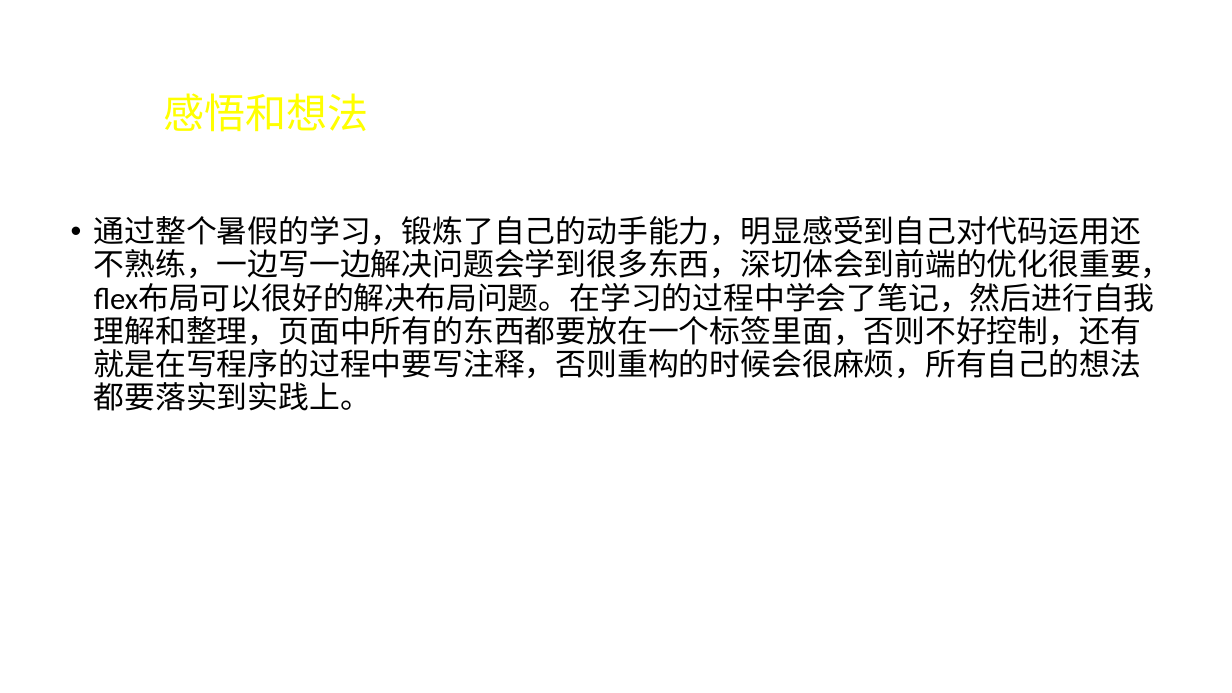
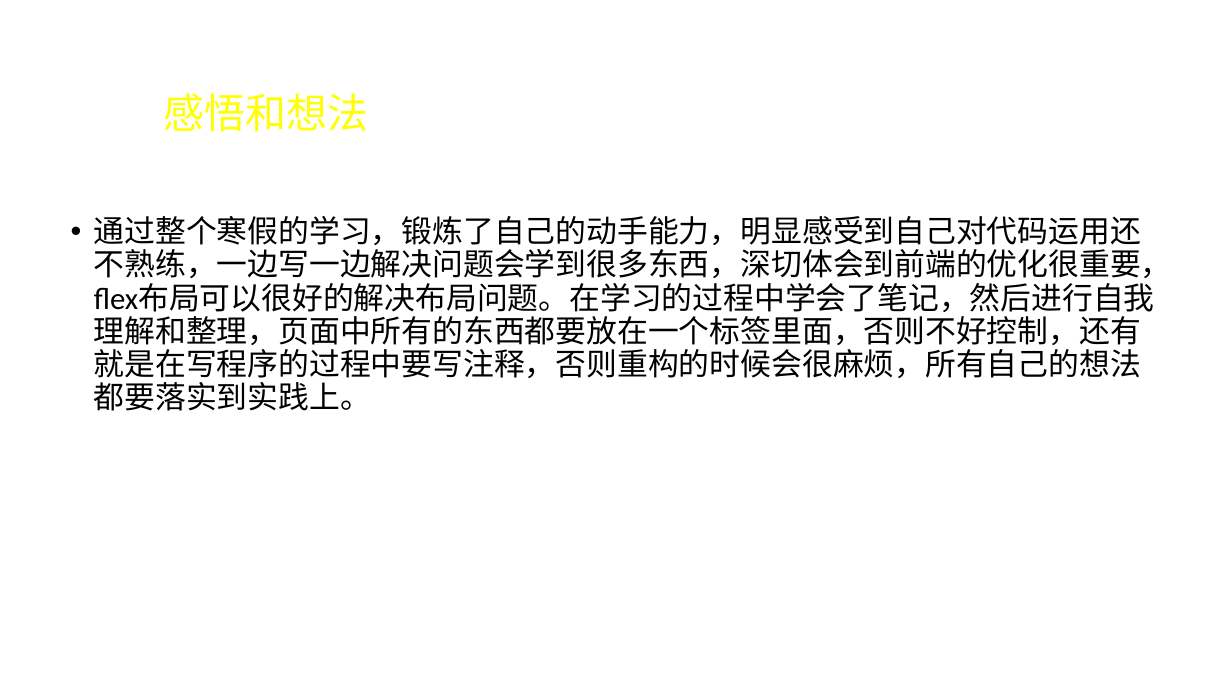
Before and after one commit to yingyingyingyin/dazuoye, a slide deck: slide 8 of 暑假网页汇报.pptx. Drawn at 1232x693 pixels with LibreOffice and Linux fonts; fonts in the diff are those of the drawing; background and template pictures are left out. Boxes give left, top, right and bottom in pixels: in the first picture for what was removed or moved away, otherwise in the second. Text is boxed around its words. In the diff, an @@ line names an element or a change of style, - is before the commit and + after.

```diff
--- a/暑假网页汇报.pptx
+++ b/暑假网页汇报.pptx
@@ text at bbox=[94, 216, 1172, 411]: text changed @@
-• 通过整个暑假的学习，锻炼了自己的动手能力，明显感受到自己对代码运用还不熟练，一边写一边解决问题会学到很多东西，深切体会到前端的优化很重要，flex布局可以很好的解决布局问题。在学习的过程中学会了笔记，然后进行自我理解和整理，页面中所有的东西都要放在一个标签里面，否则不好控制，还有就是在写程序的过程中要写注释，否则重构的时候会很麻烦，所有自己的想法都要落实到实践上。
+• 通过整个寒假的学习，锻炼了自己的动手能力，明显感受到自己对代码运用还不熟练，一边写一边解决问题会学到很多东西，深切体会到前端的优化很重要，flex布局可以很好的解决布局问题。在学习的过程中学会了笔记，然后进行自我理解和整理，页面中所有的东西都要放在一个标签里面，否则不好控制，还有就是在写程序的过程中要写注释，否则重构的时候会很麻烦，所有自己的想法都要落实到实践上。
```
Also in this commit, not shown: 1 other slide changed.
